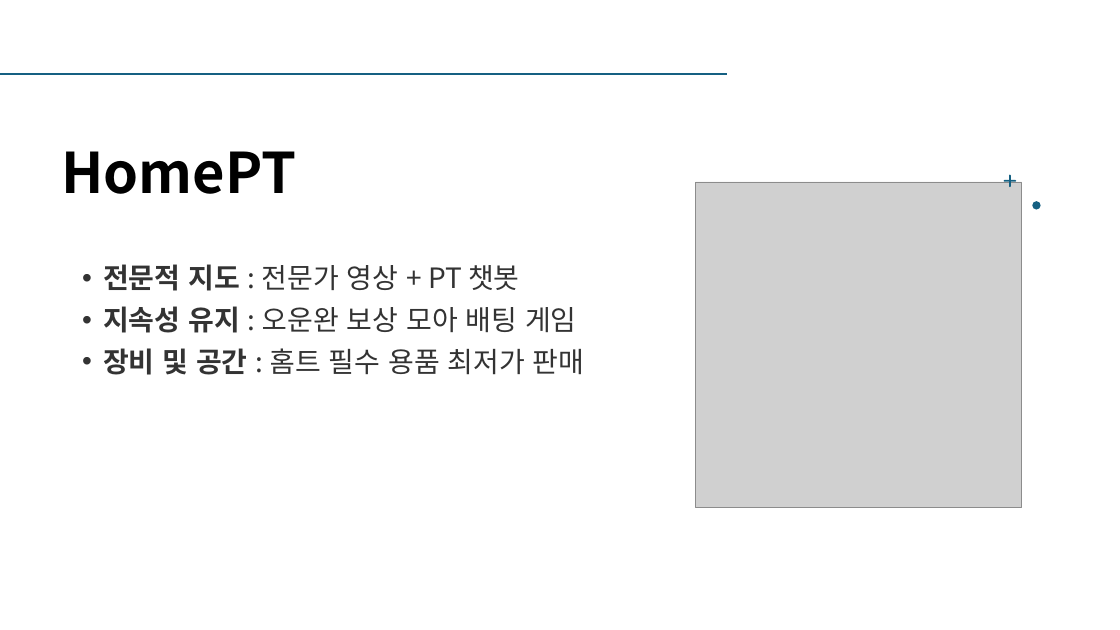
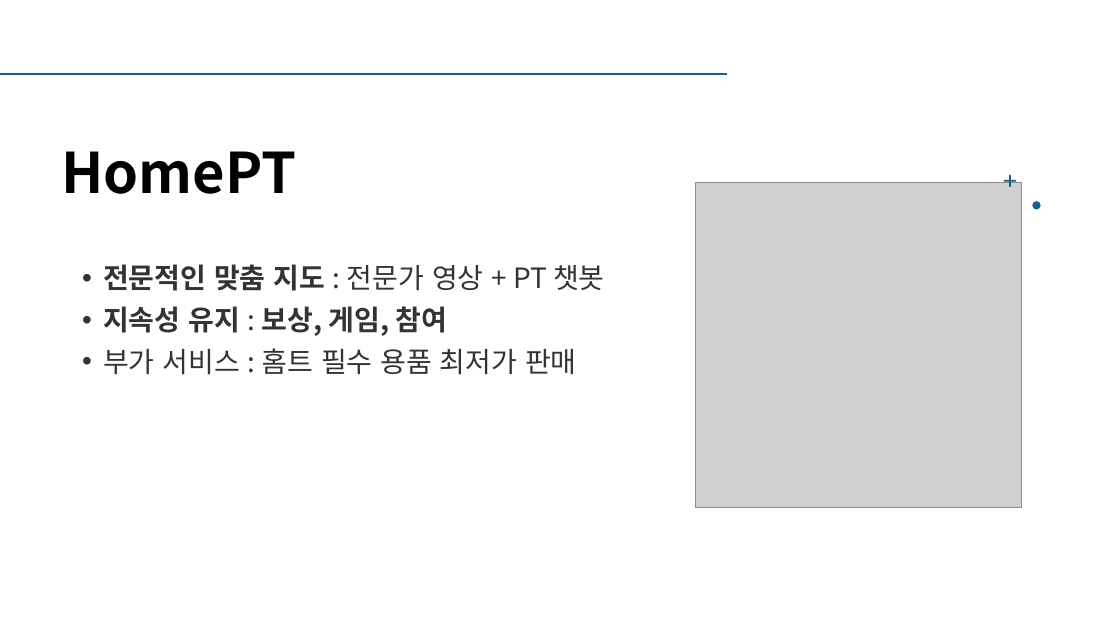
Before and after one commit to Brian-Hong-KR/Gymunity, a slide deck: slide 4 of Doc/프로젝트발표.pptx (slide 3 before the commit). Drawn at 1120x630 pixels with LibreOffice and Linux fonts; fonts in the diff are those of the drawing; grey boxes stand for pictures. Boxes give left, top, right and bottom in pixels: in the first picture for what was removed or moved away, otherwise in the second. Text is boxed around its words. In the diff, an @@ line names an element or a change of style, - is before the commit and + after.

```diff
--- a/Doc/프로젝트발표.pptx
+++ b/Doc/프로젝트발표.pptx
@@ text at <box>103,264,605,375</box>: text changed @@
-• 전문적 지도 : 전문가 영상 + PT 챗봇
-• 지속성 유지 : 오운완 보상 모아 배팅 게임
-• 장비 및 공간 : 홈트 필수 용품 최저가 판매
+• 전문적인 맞춤 지도 : 전문가 영상 + PT 챗봇
+• 지속성 유지 : 보상, 게임, 참여
+• 부가 서비스 : 홈트 필수 용품 최저가 판매
```
Also in this commit, not shown: 6 other slides changed, 2 slides added, 29 other files.
